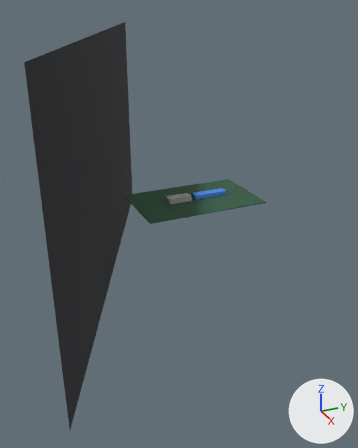
Before and after pictures for a commit that changed the Blender file experiments/seedance_poc01/scene.blend.
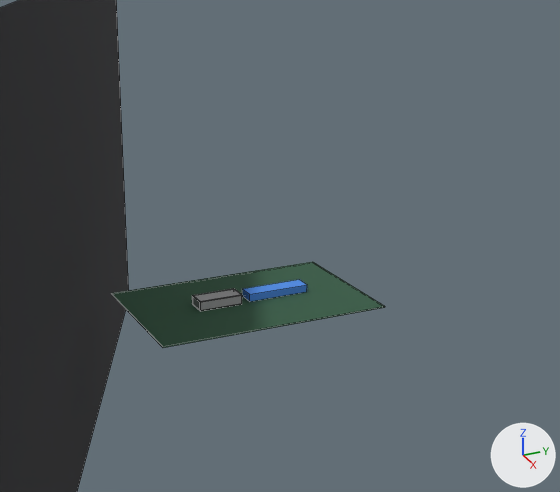
Each version is shown whole from a 50 mm lens placed at (88.4, -42.2, 38.9), pointed at (1.4, -3.1, -4.6), then close up on the part from 18% to 100% of the width and 9% to 67% of the height. The axes (+X, +Y, +Z) are drawn at lower right. The lights are the same throughout. The last two pictures show the newer version. The close-ups show mesh edges as thin lines.

In view in the first close-up: 'A_PCB', 'C_Module', 'D_Background' and 3 more.
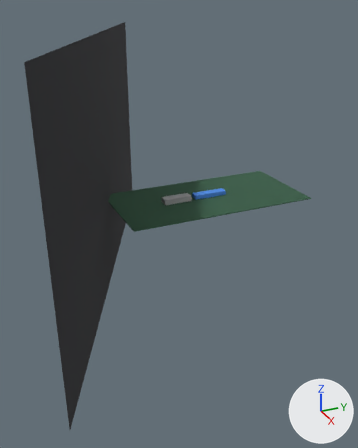
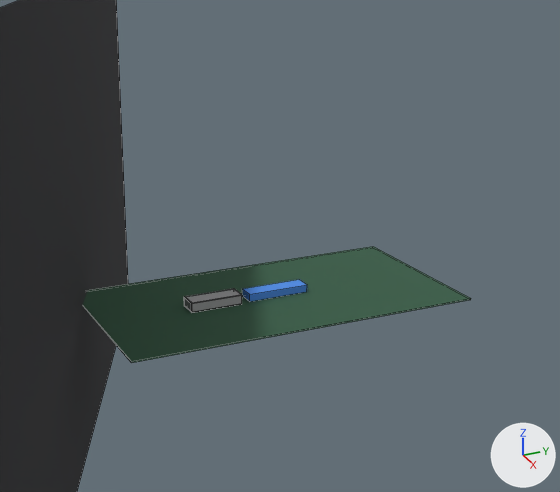
Where the newer file only moved an object's origin or applied its transform, the numbers keep the older frame.

Boxes [x1, y1, x2, y2] around the edits, measured in the close-ups (560 x 492 px):
'A_PCB', moved, rescaled (42% wider, 34% taller)
    before: [111, 262, 385, 348]
    after: [82, 247, 471, 363]

What the commit changed:
me_cube is used by ob_a_pcb; location (0.0, 1.0, -0.1).
me_cube had 8 vertices, 6 faces and spanned x -8.0..8.0, y -13.0..13.0, z -0.1..0.1.
me_cube now has 8 vertices, 6 faces and spans x -10.0..10.0, y -20.0..20.0, z -0.1..0.1.
me_cube part 1: the whole mesh is scaled about its middle by (1.25, 1.54, 1).
Object 'A_PCB' (ob_a_pcb) moves from (0.0, 1.0, -0.1) to (0.0, 4.0, -0.1).
